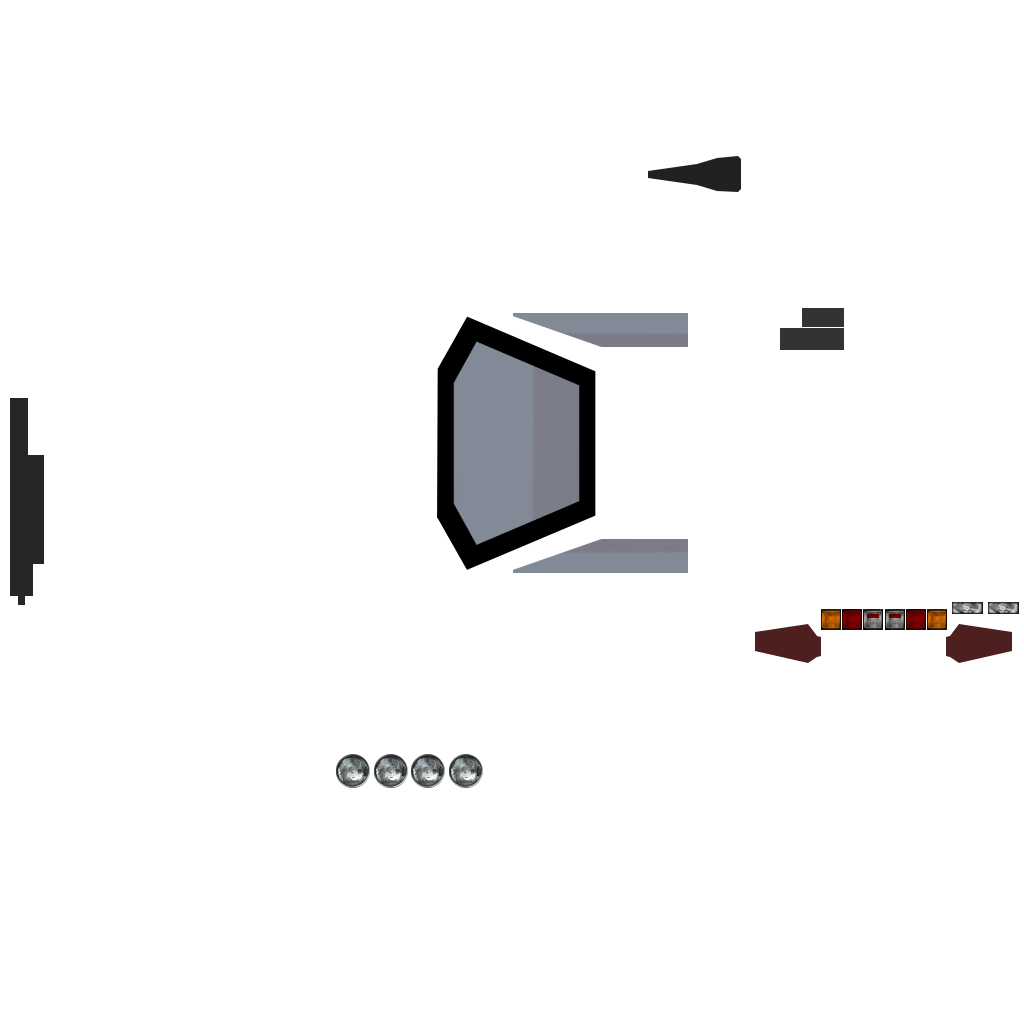
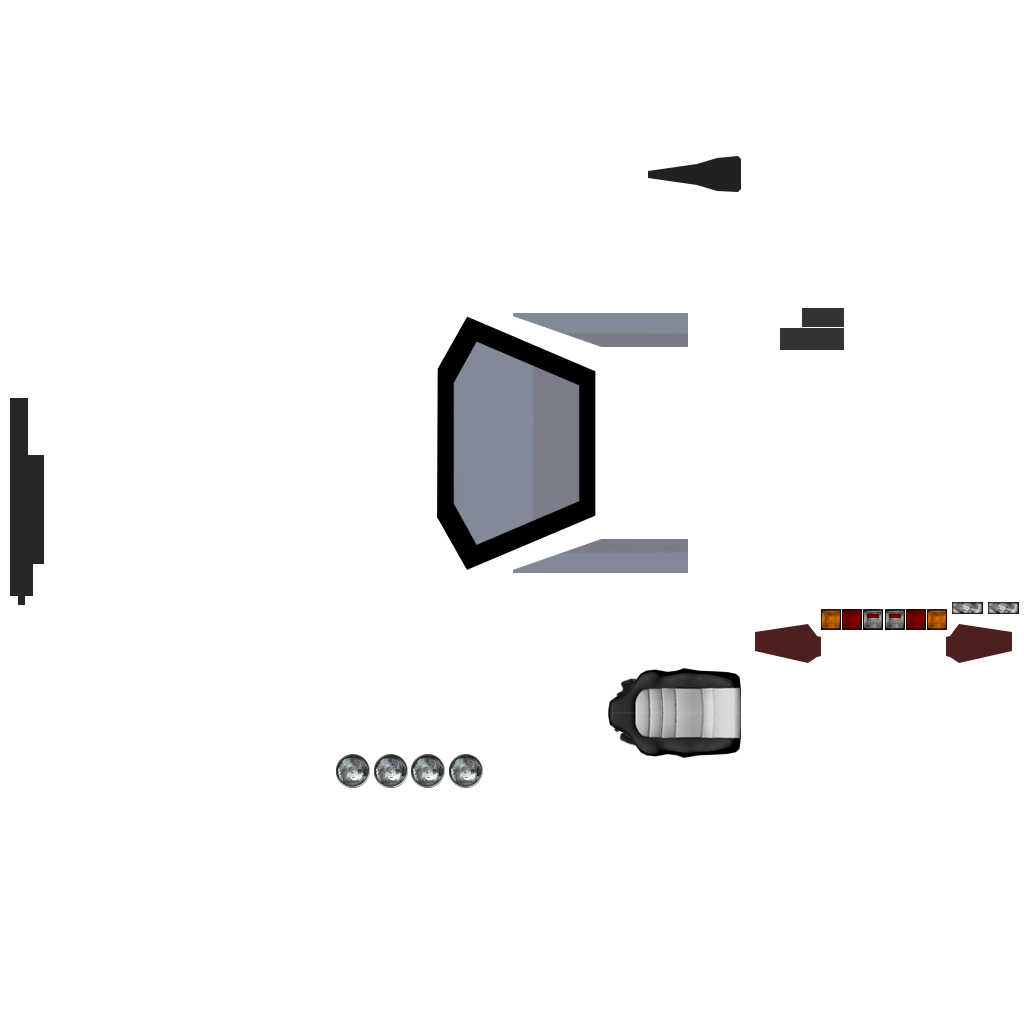
Comparing the layer stacks of the two w=1024, h=1024 images. Changes:
added group "INTERIOR" with 1 layers in group "SHELL" over [608, 668, 741, 758]
added layer "CHAIRS" in group "INTERIOR" over [608, 668, 741, 758]
